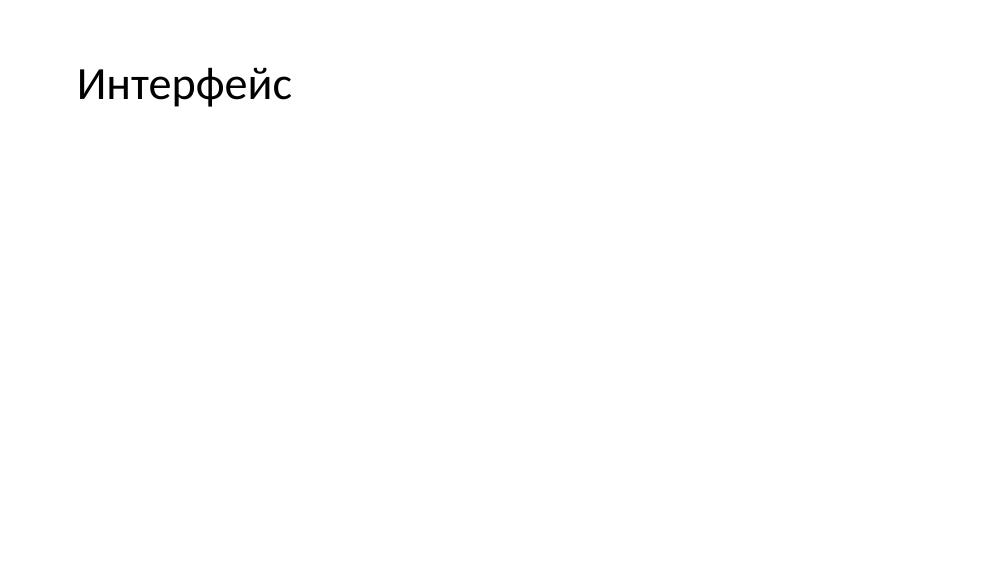
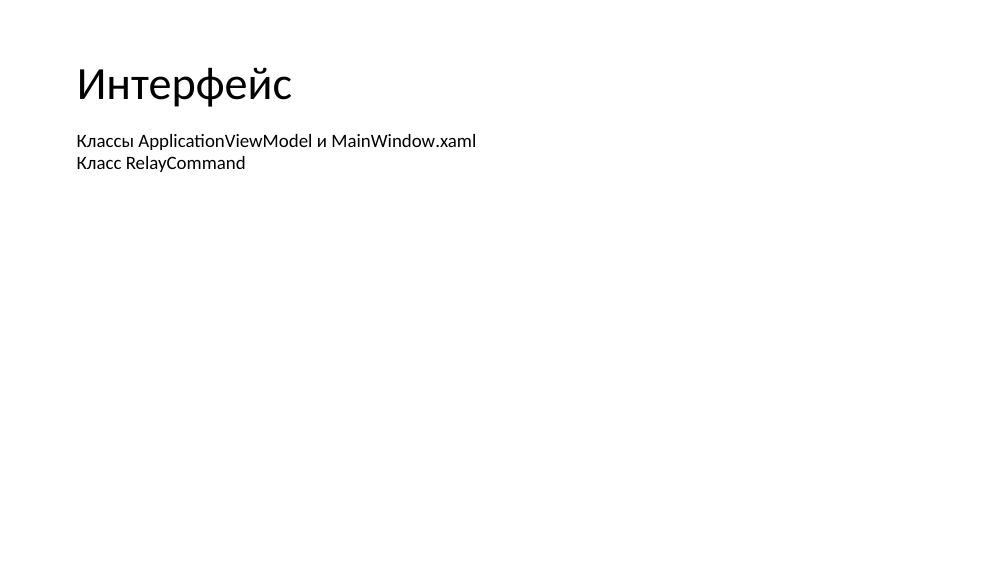
Before and after one commit to N0tilT/Timelon, a slide deck: slide 11 of docs/Timelon.pptx. Drawn at 1008x567 pixels with LibreOffice and Linux fonts; fonts in the diff are those of the drawing. Boxes give left, top, right and bottom in pixels: in the first picture for what was removed or moved away, otherwise in the second. Text is boxed around its words. In the diff, an @@ line names an element or a change of style, - is before the commit and + after.

```diff
--- a/docs/Timelon.pptx
+++ b/docs/Timelon.pptx
@@ text added at <box>77,134,476,172</box>, 18 pt, text #000000 @@
+Классы ApplicationViewModel и MainWindow.xaml
+Класс RelayCommand
```
Also in this commit, not shown: 1 other slide changed.
